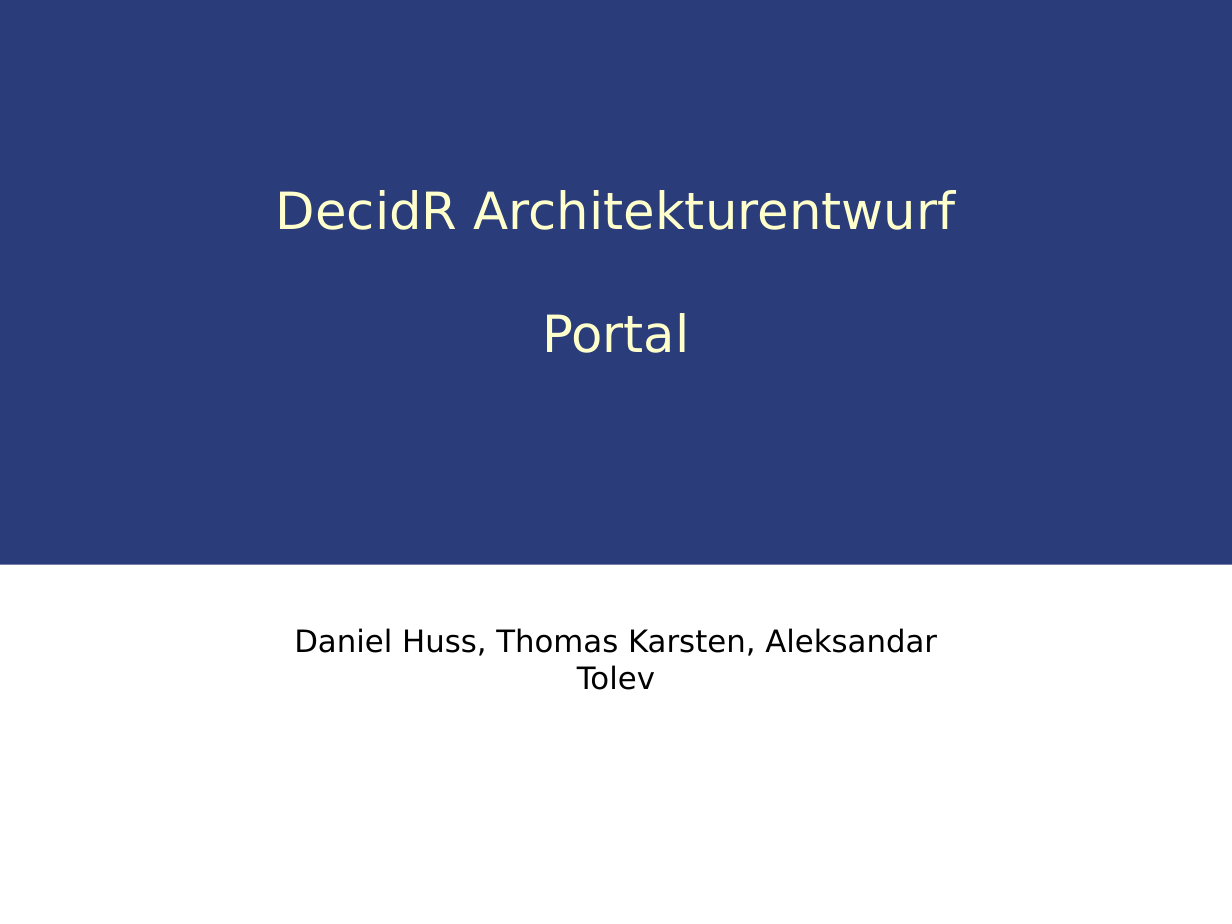
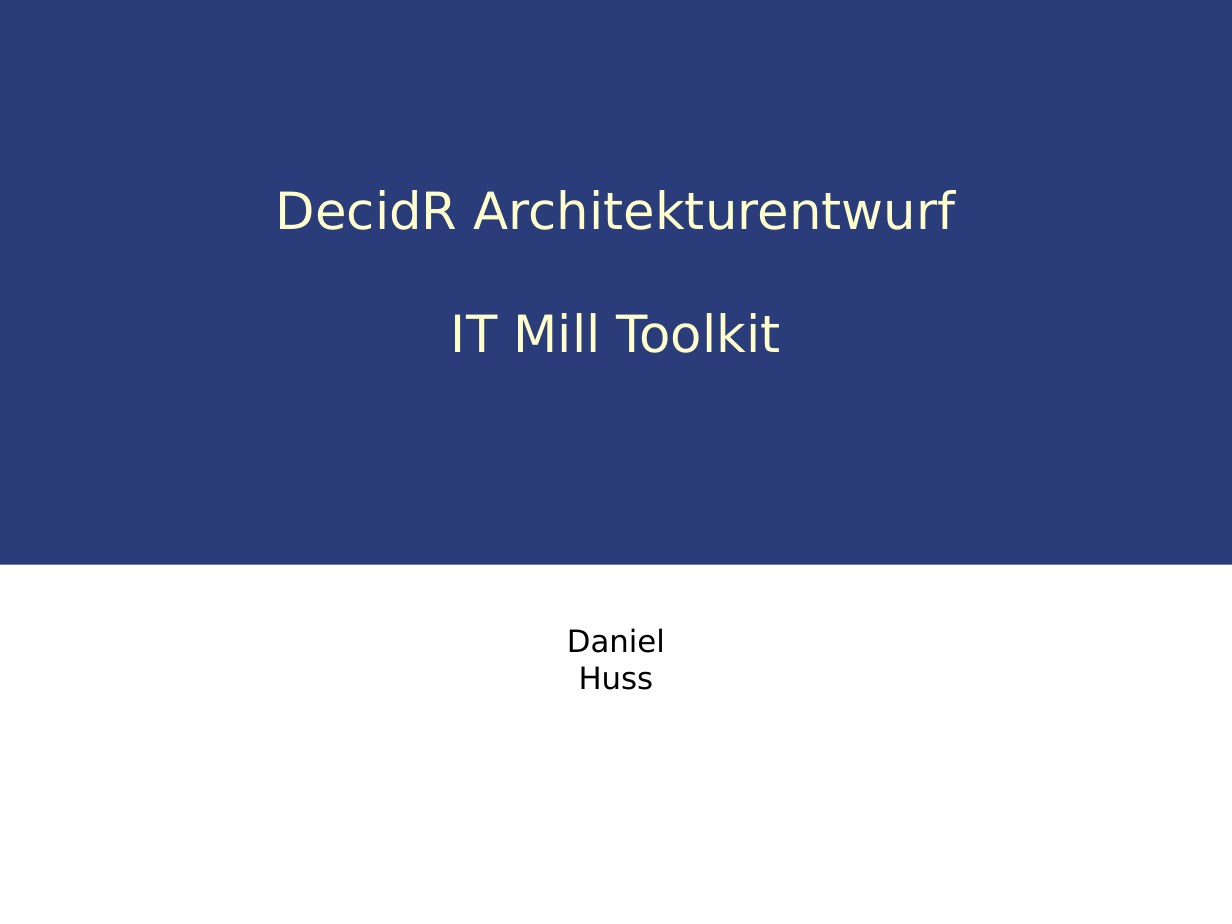
Before and after one commit to IAAS/decidr, a slide deck: slide 1 of docs/software-design/Entwurfspräsentation/Portal/Architektur.ppt. Drawn at 1232x924 pixels with LibreOffice and Linux fonts; fonts in the diff are those of the drawing. Boxes give left, top, right and bottom in pixels: in the first picture for what was removed or moved away, otherwise in the second. Text is boxed around its words. In the diff, an @@ line names an element or a change of style, - is before the commit and + after.

```diff
--- a/docs/software-design/Entwurfspräsentation/Portal/Architektur.ppt
+++ b/docs/software-design/Entwurfspräsentation/Portal/Architektur.ppt
@@ title at [276,190,956,353]: text changed @@
-DecidR Architekturentwurf
-Portal
+DecidR Architekturentwurf
+IT Mill Toolkit
@@ text at [567,628,665,690]: text changed @@
-Daniel Huss, Thomas Karsten, Aleksandar Tolev
+Daniel Huss
```
Also in this commit, not shown: 4 slides added, 24 slides removed, 1 other file.
